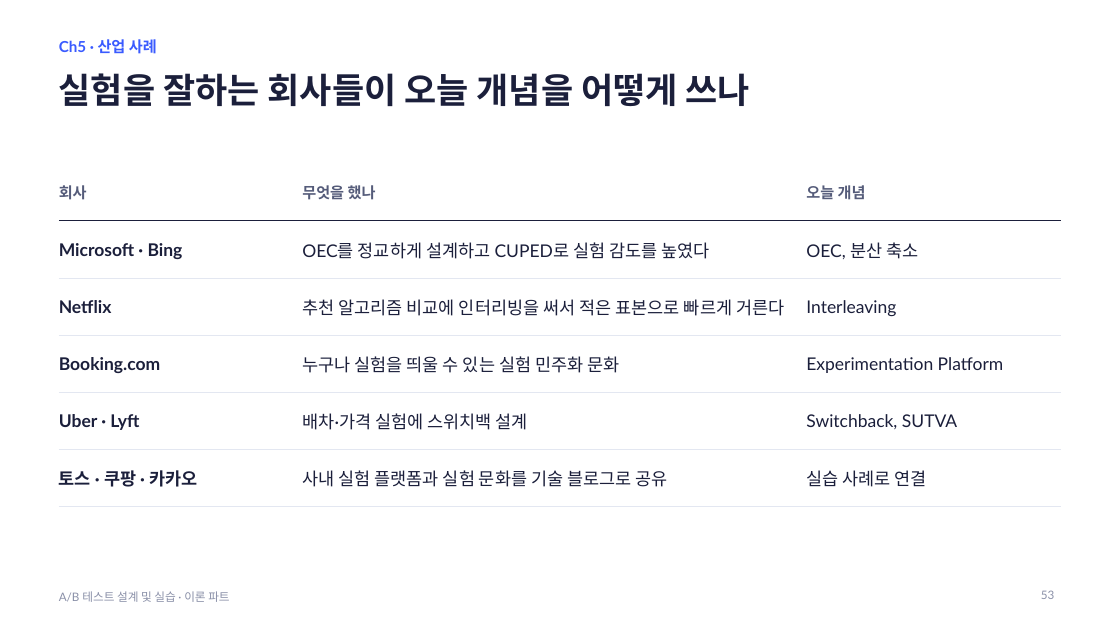
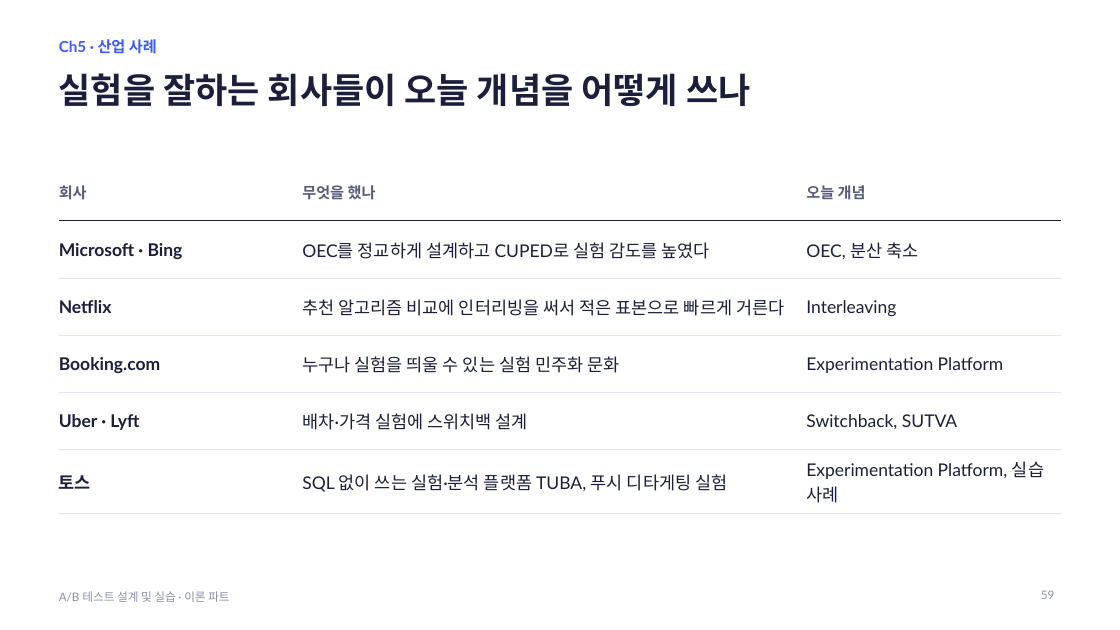
Before and after one commit to JungYeoni/quickmart-lab-rats, a slide deck: slide 59 of docs/lecture/ab-testing-theory.pptx (slide 53 before the commit). Drawn at 1120x630 pixels with LibreOffice and Linux fonts; fonts in the diff are those of the drawing. Boxes give left, top, right and bottom in pixels: in the first picture for what was removed or moved away, otherwise in the second. Text is boxed around its words. In the diff, an @@ line names an element or a change of style, - is before the commit and + after.

Commit message:
docs: 이론 PPT에 위키 04·05편과 실습 대비 슬라이드 반영
- 실습 사례 대비 비열등성 검정, 비율 지표 구성 효과, 트리거 분석 추가, 굿하트의 법칙 복원
- 위키 04편(실험 조직 원칙, 성숙도 모델)과 05편(실험 단위, 식별자, 반복 노출) 반영
- 가이드 덱 제작 기록 갱신

```diff
--- a/docs/lecture/ab-testing-theory.pptx
+++ b/docs/lecture/ab-testing-theory.pptx
@@ table at (x1=59, y1=164, x2=1061, y2=507) @@
-row 6: 토스 · 쿠팡 · 카카오 | 사내 실험 플랫폼과 실험 문화를 기술 블로그로 공유 | 실습 사례로 연결
+row 6: 토스 | SQL 없이 쓰는 실험·분석 플랫폼 TUBA, 푸시 디타게팅 실험 | Experimentation Platform, 실습 사례
@@ page number at (x1=1041, y1=590, x2=1054, y2=599): text changed @@
-53
+59
```
Also in this commit, not shown: 10 other slides changed, 8 slides added, 1 other file.
